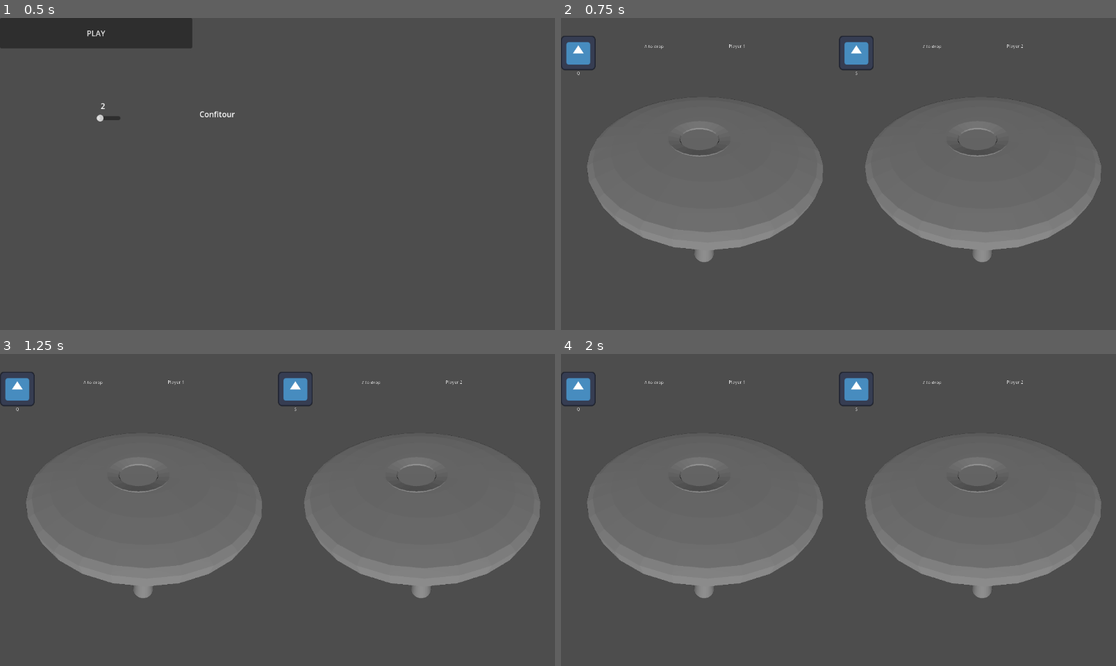
Above: before the commit, frames 1-4 (two rows, left to right).
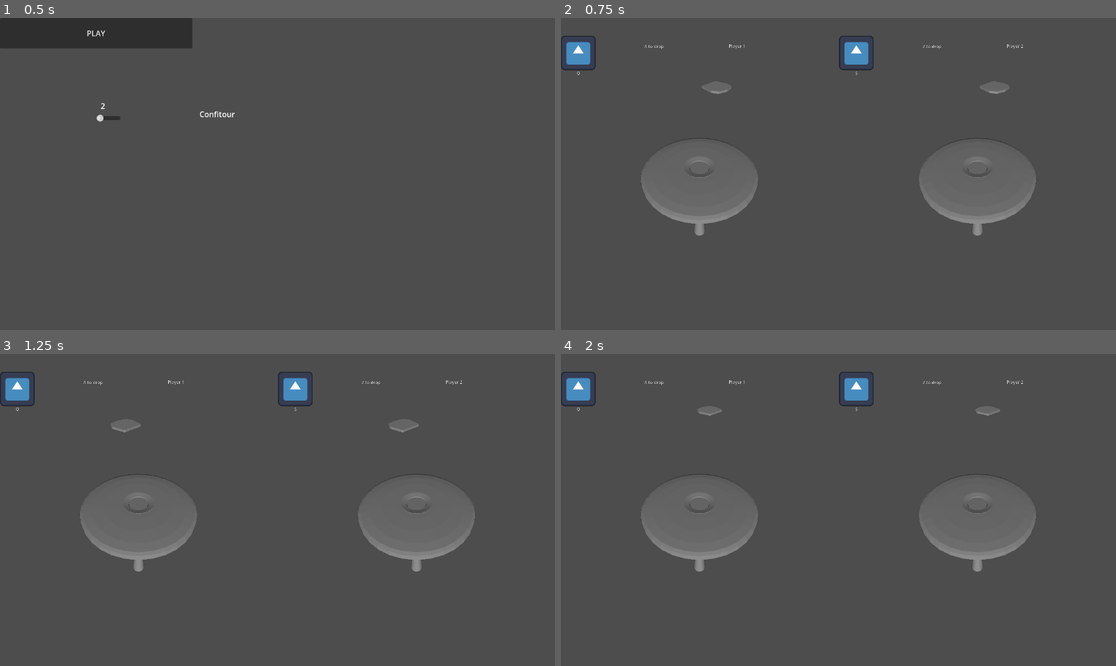
Above: after the commit, the same moments.

Repository: BaptisteAmice/Confitour-GameJamESIR2025
Game: Godot game, scene res://GameController/game_controller.tscn
The game is run twice, just before and just after one commit, with the same random seed, the same clock (stepped at 60 frames per second) and the same inputs. The engine's default icon, where the game draws it, is replaced by a stand-in: a white triangle on a blue panel in a dark square.
Inputs (mouse positions are in pixels of both pictures, inside the frame that each line leads up to):
- Up to frame 1 (0.5 s): no input
- Up to frame 2 (0.75 s): click "PLAY" at 0.5 s
- Up to frame 3 (1.25 s): no input
- Up to frame 4 (2 s): tap Enter at 1.25 s; move the mouse to (960, 494) at 1.27 s; click (960, 494) at 1.42 s

Frame 1 is identical in both runs. In frame 2, 15% of the frame differs, in the area x 4-98%, y 21-79%; in frame 3, 15%; in frame 4, 15%, in the area x 4-98%, y 16-79%.

Commit message:
path as entity

Diff:
--- /dev/null
+++ b/Game/Path/Path.tscn
@@ -0,0 +1,13 @@
+[gd_scene load_steps=3 format=3 uid="uid://dyfl14l7l3xye"]
+
+[ext_resource type="Script" uid="uid://dimam2nar814n" path="res://Game/Player/path_3d.gd" id="1_emjco"]
+[ext_resource type="PackedScene" uid="uid://dm1m1x1y22jrk" path="res://Game/Brioche.tscn" id="2_afsjt"]
+
+[node name="ItemPath3D" type="Path3D"]
+script = ExtResource("1_emjco")
+
+[node name="PathFollow3D" type="PathFollow3D" parent="."]
+transform = Transform3D(-0.707059, 0.00624939, -0.707031, -2.32815e-10, 0.999903, 0.00883789, 0.707059, 0.00624939, -0.707031, 0, 0.005, 0)
+
+[node name="Brioche" parent="PathFollow3D" instance=ExtResource("2_afsjt")]
+collision_disabled = true
--- /dev/null
+++ b/Game/Path/curve_8.tres
@@ -0,0 +1,8 @@
+[gd_resource type="Curve3D" format=3 uid="uid://b675tnr71msyk"]
+
+[resource]
+_data = {
+"points": PackedVector3Array(-0.900644, 0, 0.0130528, 0, 0, 0, 0, 0.005, 0, 0, 0, 0, 0, 0, 0, 0.4, 0, 0.4, 0, 0, 0, 0, 0, 0, 0, 0, 0.8, 0, 0, 0, 0, 0, 0, -0.4, 0, 0.4, 0, 0, 0, 0, 0, 0, 0, 0, 0, 0, 0, 0, 0, 0, 0, 0.4, 0, -0.4, 0, 0, 0, 0, 0, 0, 0, 0, -0.8, 0, 0, 0, 0, 0, 0, -0.4, 0, -0.4, 0, 0, 0, 0, 0, 0, 0, 0, 0),
+"tilts": PackedFloat32Array(0, 0, 0, 0, 0, 0, 0, 0, 0)
+}
+point_count = 9
--- a/Game/Player/path_3d.gd
+++ b/Game/Player/path_3d.gd
@@ -7,9 +7,6 @@
 @onready var player: Player = $".."
 
 const BRIOCHE = preload("res://Game/Brioche.tscn")
-
-func _ready() -> void:
-	path_follow_3d.progress = 1
 
 func _physics_process(delta: float) -> void:
 	# Update progress based on delta time to ensure consistent movement regardless of frame rate
--- a/Game/Player/player.tscn
+++ b/Game/Player/player.tscn
@@ -1,18 +1,11 @@
-[gd_scene load_steps=8 format=3 uid="uid://by1uf2wunyn3j"]
+[gd_scene load_steps=7 format=3 uid="uid://by1uf2wunyn3j"]
 
 [ext_resource type="Script" uid="uid://bbb7hi2p8pxbe" path="res://Game/Player/player.gd" id="1_l8h54"]
 [ext_resource type="PackedScene" uid="uid://dw5noiqp3kma8" path="res://Game/Bodies/Table.tscn" id="3_p2hw7"]
-[ext_resource type="Script" uid="uid://dimam2nar814n" path="res://Game/Player/path_3d.gd" id="4_p2hw7"]
-[ext_resource type="PackedScene" uid="uid://dm1m1x1y22jrk" path="res://Game/Brioche.tscn" id="5_p2hw7"]
+[ext_resource type="PackedScene" uid="uid://dyfl14l7l3xye" path="res://Game/Path/Path.tscn" id="3_segth"]
+[ext_resource type="Curve3D" uid="uid://b675tnr71msyk" path="res://Game/Path/curve_8.tres" id="4_p2hw7"]
 [ext_resource type="PackedScene" uid="uid://chins3cvbw1kj" path="res://Game/Bodies/Assiette.tscn" id="6_ch4ko"]
 [ext_resource type="Texture2D" uid="uid://bd1p3wcecwvid" path="res://icon.svg" id="6_p2hw7"]
-
-[sub_resource type="Curve3D" id="Curve3D_vytja"]
-_data = {
-"points": PackedVector3Array(0, 0, 0, 5, 0, 5, 0, 0, 0, 0, 0, 0, 0, 0, 0, -1, 0, 1),
-"tilts": PackedFloat32Array(0, 0)
-}
-point_count = 2
 
 [node name="Player" type="Node3D"]
 script = ExtResource("1_l8h54")
@@ -20,20 +13,10 @@
 [node name="BreadList" type="Node3D" parent="."]
 
 [node name="Camera3D" type="Camera3D" parent="."]
-transform = Transform3D(1, 0, 0, 0, 0.716862, 0.697215, 0, -0.697215, 0.716862, 0, 3.11148, 2.70695)
+transform = Transform3D(1, 0, 0, 0, 0.716862, 0.697215, 0, -0.697215, 0.716862, 0, 5.52235, 4.6205)
 
 [node name="DirectionalLight3D" type="DirectionalLight3D" parent="."]
 transform = Transform3D(1, 0, 0, 0, 0.899535, 0.436849, 0, -0.436849, 0.899535, 0, 3.07952, 4.12652)
-
-[node name="ItemPath3D" type="Path3D" parent="."]
-transform = Transform3D(1, 0, 0, 0, 1, 0, 0, 0, 1, -0.743209, 4.39578, -1.35612)
-curve = SubResource("Curve3D_vytja")
-script = ExtResource("4_p2hw7")
-
-[node name="PathFollow3D" type="PathFollow3D" parent="ItemPath3D"]
-transform = Transform3D(-0.707107, 0, -0.707107, 0, 1, 0, 0.707107, 0, -0.707107, 0, 0, 0)
-
-[node name="Brioche" parent="ItemPath3D/PathFollow3D" instance=ExtResource("5_p2hw7")]
 
 [node name="CanvasLayer" type="CanvasLayer" parent="."]
 
@@ -85,8 +68,12 @@
 offset_bottom = 67.0
 text = "name"
 
+[node name="ItemPath3D" parent="." instance=ExtResource("3_segth")]
+transform = Transform3D(1, 0, 0, 0, 1, 0, 0, 0, 1, 0, 4.10744, 0)
+curve = ExtResource("4_p2hw7")
+
 [node name="Table" parent="." instance=ExtResource("3_p2hw7")]
-transform = Transform3D(1, 0, 0, 0, 1, 0, 0, 0, 1, 0.0877235, 1.18381, -0.166174)
+transform = Transform3D(1, 0, 0, 0, 1, 0, 0, 0, 1, 0, 1.184, 0)
 
 [node name="Assiette" parent="." instance=ExtResource("6_ch4ko")]
 transform = Transform3D(2, 0, 0, 0, 2, 0, 0, 0, 2, 0, 1.32602, 0)
--- a/Game/brioche.gd
+++ b/Game/brioche.gd
@@ -2,6 +2,8 @@
 class_name Brioche
 
 @onready var rigid_body_3d: RigidBody3D = $RigidBody3D
+@export var collision_disabled: bool = false
+@onready var collision_shape_3d: CollisionShape3D = $RigidBody3D/CollisionShape3D
 
 
 func change_gravity(gravity: float):
@@ -9,3 +11,4 @@
 
 func _ready():
 	self.change_gravity(0)
+	collision_shape_3d.disabled = collision_disabled
